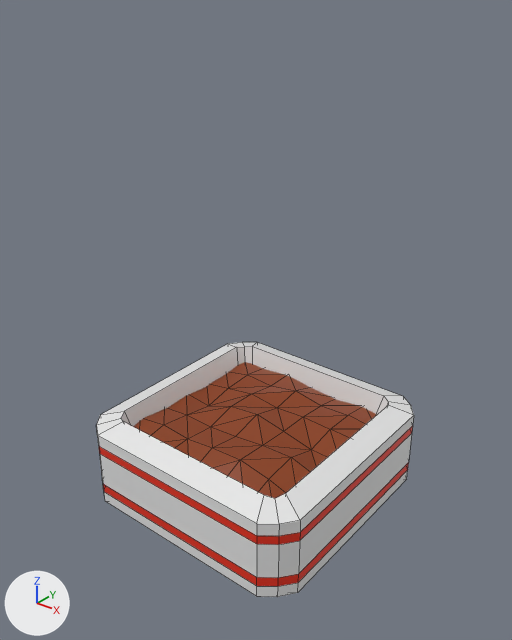
Two versions of the FBX model Items/Placeables/Buildings/Tree Crop Plot/Tree Crop Plot.fbx, one commit apart.
One viewpoint serves both versions: a 50 mm lens placed at (5.39, -6.76, 6.28), pointed at (0.04, -0.08, 2.14). Lighting does not change. The marker at lower left points along +X, +Y and +Z. Mesh edges are drawn as thin lines.
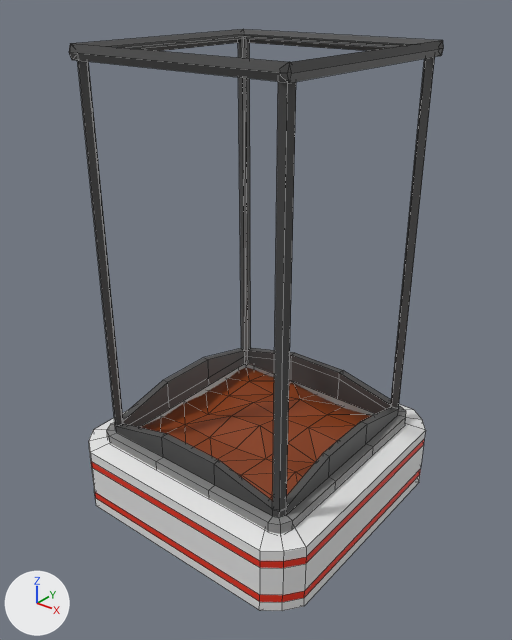
Patch to the scene script:
```diff
--- a/Items/Placeables/Buildings/Tree Crop Plot/Tree Crop Plot.fbx.py
+++ b/Items/Placeables/Buildings/Tree Crop Plot/Tree Crop Plot.fbx.py
@@ me_plane @@
 # used by ob_plane; location = (0.0, 0.0, 0.09); scale = (1.43, 1.43, 1.43)
-me_plane.from_pydata(...)  # 161 vertices, 178 faces; spans x -1.24..1.24, y -1.24..1.24, z -0.6..0.42
+me_plane.from_pydata(...)  # 417 vertices, 398 faces; spans x -1.09..1.07, y -1.07..1.09, z -2.09..4.8
+# me_plane part 1: the loose piece of 112 vertices spanning x -1.24..1.24, y -1.24..1.24, z -0.6..0.42 is scaled about its middle by (0.868, 0.868, 1.26), then moved by (-0.01, 0.01, -1.36)
+# me_plane part 2: the loose piece of 49 vertices spanning x -1.0..1.0, y -1.0..1.0, z 0.18..0.34 is scaled about its middle by (0.868, 0.868, 1.53), then moved by (-0.01, 0.01, -1.21)
+# me_plane part 3
+# 154 vertices are added at x -0.91..0.92, y -0.92..0.91, z -0.89..4.8
+# 30 new vertices lie (0.0, 0.0, 0.15) away from vertices in x -0.91..0.92, y -0.92..0.91, z -0.85
+# 8 new vertices lie (0.0, 0.0, 0.12) away from vertices in x -0.78..0.79, y -0.79..0.78, z -0.7
+# 6 new vertices lie (0.0, 0.0, 0.35) away from vertices in x -0.78..0.79, y -0.79..0.25, z -0.7
+# 24 new vertices lie (0.0, 0.0, 5.3) away from vertices in x -0.84..0.85, y -0.85..0.84, z -0.6..-0.59
+# 12 new vertices lie (1.7, 0.0, 0.0) away from vertices in x -0.85..-0.83, y -0.87..0.85, z 4.62..4.8
+# 8 new vertices lie (0.52, 0.0, 0.0) away from vertices in x -0.78..0.27, y -0.85..0.84, z -0.85..-0.7
+# 6 new vertices lie (0.0, 0.0, 0.12) away from vertices in x -0.84..0.85, y -0.85..0.84, z -0.7
+# 8 new vertices lie (0.0, 1.7, 0.0) away from vertices in x -0.86..0.88, y -0.87..-0.85, z 4.62..4.8
+# 40 new faces join them, mat_material_013 (grey #868686)
+# 100 new faces join them, mat_material_014 (dark grey #494949)
+# 10 new faces join them, mat_material_003 (dark grey #494949)
+# 10 new faces join them, mat_material_006 (dark grey #494949)
+# 10 new faces join them, mat_material_008 (dark grey #494949)
+# 10 new faces join them, mat_material_010 (dark grey #494949)
+# 10 new faces join them, mat_material_012 (dark grey #494949)
+# 10 new faces join them, mat_material_016 (dark grey #494949)
+# 10 new faces join them, mat_material_020 (dark grey #494949)
+# 10 new faces join them, mat_material_018 (dark grey #494949)
 me_plane.materials.append(mat_material_001)
@@ me_plane @@
 me_plane.materials.append(mat_interior_011)
+me_plane.materials.append(mat_material_014)  # dark grey #494949
+me_plane.materials.append(mat_material_013)  # grey #868686
+me_plane.materials.append(mat_material_003)  # dark grey #494949
+me_plane.materials.append(mat_material_006)  # dark grey #494949
+me_plane.materials.append(mat_material_008)  # dark grey #494949
+me_plane.materials.append(mat_material_010)  # dark grey #494949
+me_plane.materials.append(mat_material_012)  # dark grey #494949
+me_plane.materials.append(mat_material_016)  # dark grey #494949
+me_plane.materials.append(mat_material_020)  # dark grey #494949
+me_plane.materials.append(mat_material_018)  # dark grey #494949
@@ ob_plane @@
 ob_plane = bpy.data.objects.new('Plane', me_plane)
-ob_plane.location = (0.0, 0.0, 0.09)
-ob_plane.scale = (1.43, 1.43, 1.43)
+ob_plane.location = (0.02, 0.03, 1.13)
+ob_plane.scale = (1.77, 1.77, 0.933)
```

Location of each change, (x1, y1, x2, y2) in pixels of the pictures (512 x 640 px; the box of a moved part takes in the faces that stretch with it):
'Plane', reshaped, moved, rescaled (18% wider, 128% taller)
    before: (96, 342, 414, 597)
    after: (69, 29, 443, 611)
part 1 of me_plane, moved or reshaped
    before: (96, 342, 414, 597)
    after: (89, 364, 425, 611)
part 2 of me_plane, moved or reshaped
    before: (133, 362, 377, 498)
    after: (140, 367, 371, 501)
part 3 of me_plane, added
    after: (69, 29, 443, 534)
